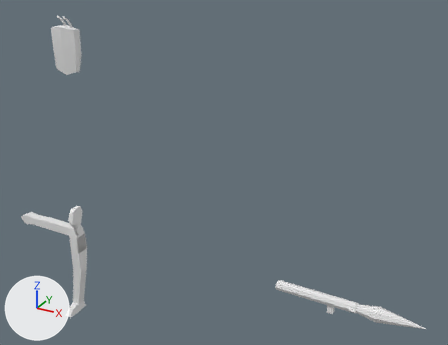
An edit to the glTF model models/entities/rocketeer.glb, drawn before and after from the same camera.
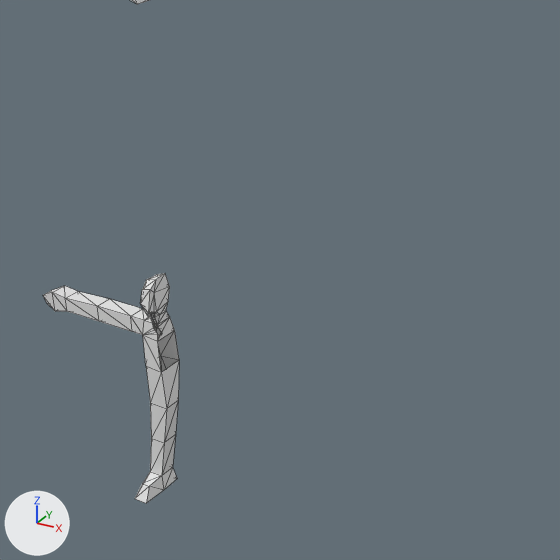
Old and new are each drawn whole from a camera (50 mm lens) standing at (9.0, -9.46, 7.65) and looking at (3.48, 0.59, 2.63) and again close up on the part from 0% to 61% of the width and 21% to 100% of the height. Arrows for +X, +Y and +Z are at lower left; the lights stay in place. The close-ups show mesh edges as thin lines. Where no turn or scale is listed for an object, it has been applied to the vertices. Vertices at the same position are counted once.

The scene before the commit, as lines of its bpy script (objects in view):
```python
me_cube_001 = bpy.data.meshes.new('Cube.001')
me_cube_001.from_pydata(...)  # 104 vertices, 195 faces; spans x -1.8..0.02, y -0.4..0.18, z -1.6..1.25
ob_rocketeer = bpy.data.objects.new('Rocketeer', me_cube_001)
ob_rocketeer.location = (0.0, 0.0, 0.0)
```
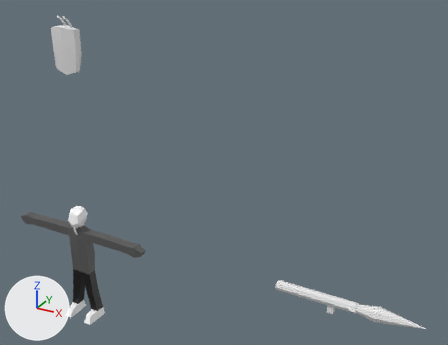
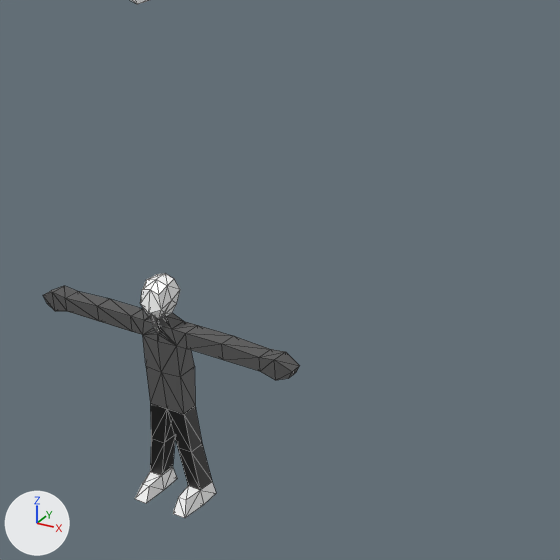
Commit message: rocketeer and more

Edits to the bpy script that builds the scene:
```text
Add img_rocketeer_albedo:
    img_rocketeer_albedo = load_image('rocketeer_albedo', '_unpacked/rocketeer_albedo', 256, 256, 'sRGB')
Add mat_material:
    mat_material = principled_material('Material')
    mat_material.texture = img_rocketeer_albedo
Change me_cube_001:
    used by ob_rocketeer; location = (0.0, 0.0, 0.0)
    remove me_cube_001.from_pydata(...)  # 104 vertices, 195 faces; spans x -1.8..0.02, y -0.4..0.18, z -1.6..1.25
    add me_cube_001.from_pydata(...)  # 178 vertices, 367 faces; spans x -1.8..1.8, y -0.4..0.18, z -1.6..1.25
    me_cube_001 part 1
    60 vertices are added at x -0.02..1.8, y -0.4..0.15, z -1.6..1.21
    14 new vertices lie (0.0, 0.2, 0.0) away from vertices in x 0.1..1.6, y -0.1, z -1.4..0.7
    172 new faces join them
    me_cube_001 part 2: 195 faces spanning x -1.8..0.02, y -0.4..0.18, z -1.6..1.25 switch from no material to mat_material (picture img_rocketeer_albedo)
```

Pixel boxes [x1, y1, x2, y2] of what changed, in the close-ups (560 x 560 px):
'Rocketeer', reshaped (88% wider, 6% taller): before [43, 273, 179, 503]; after [43, 273, 300, 518]
part 1 of me_cube_001, added: after [149, 273, 300, 518]
part 2 of me_cube_001, recoloured: [43, 273, 177, 503] in both
